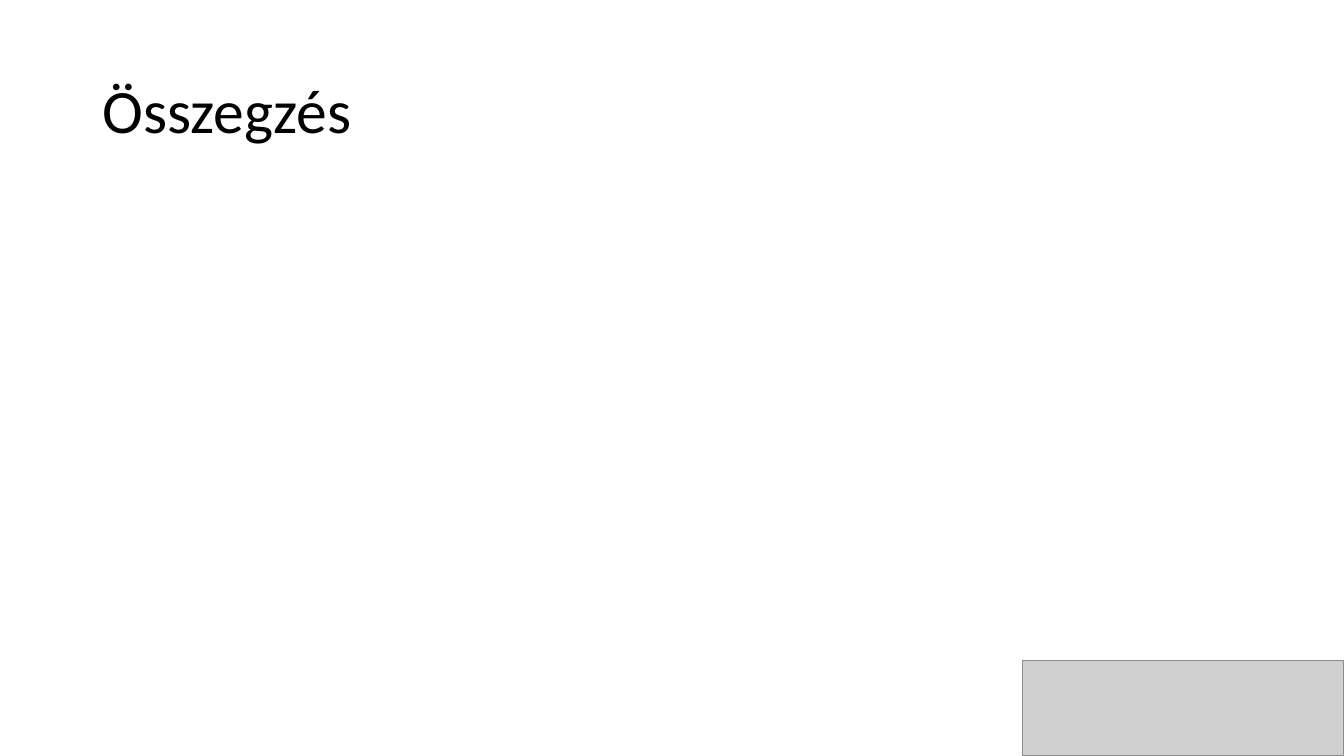
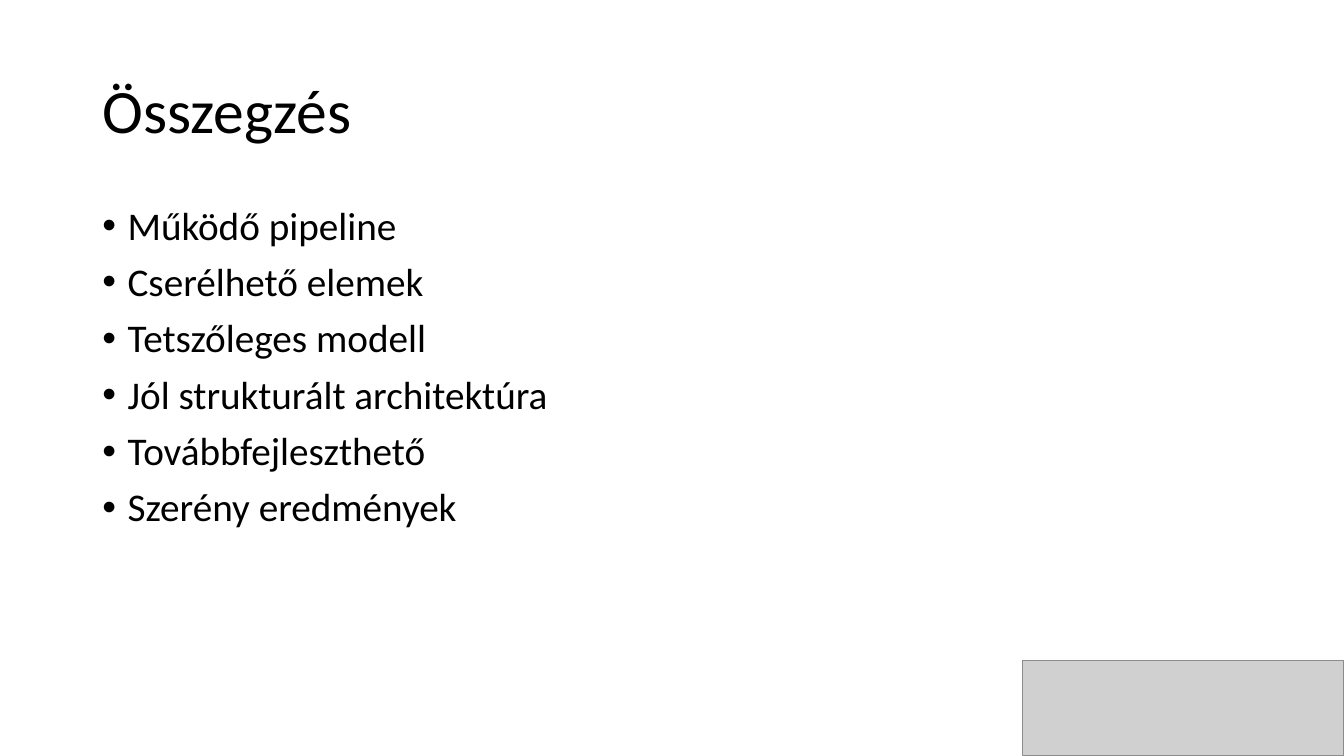
Before and after one commit to BotondProhaszka/melyrepules, a slide deck: slide 9 of mélyrepülés.pptx. Drawn at 1344x756 pixels with LibreOffice and Linux fonts; fonts in the diff are those of the drawing; grey boxes stand for pictures. Boxes give left, top, right and bottom in pixels: in the first picture for what was removed or moved away, otherwise in the second. Text is boxed around its words. In the diff, an @@ line names an element or a change of style, - is before the commit and + after.

```diff
--- a/mélyrepülés.pptx
+++ b/mélyrepülés.pptx
@@ text added at bbox=[128, 212, 547, 528], 28 pt, text #000000 @@
+• Működő pipeline
+• Cserélhető elemek
+• Tetszőleges modell
+• Jól strukturált architektúra
+• Továbbfejleszthető
+• Szerény eredmények
```
Also in this commit, not shown: 4 other slides changed.
